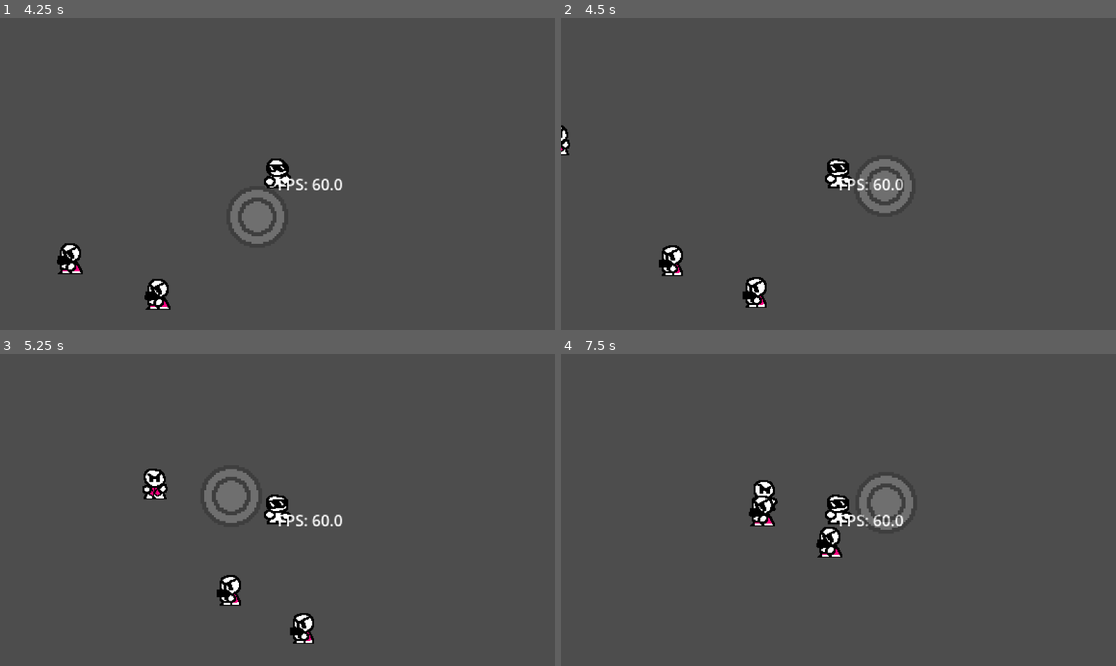
Above: before the commit, frames 1-4 (two rows, left to right).
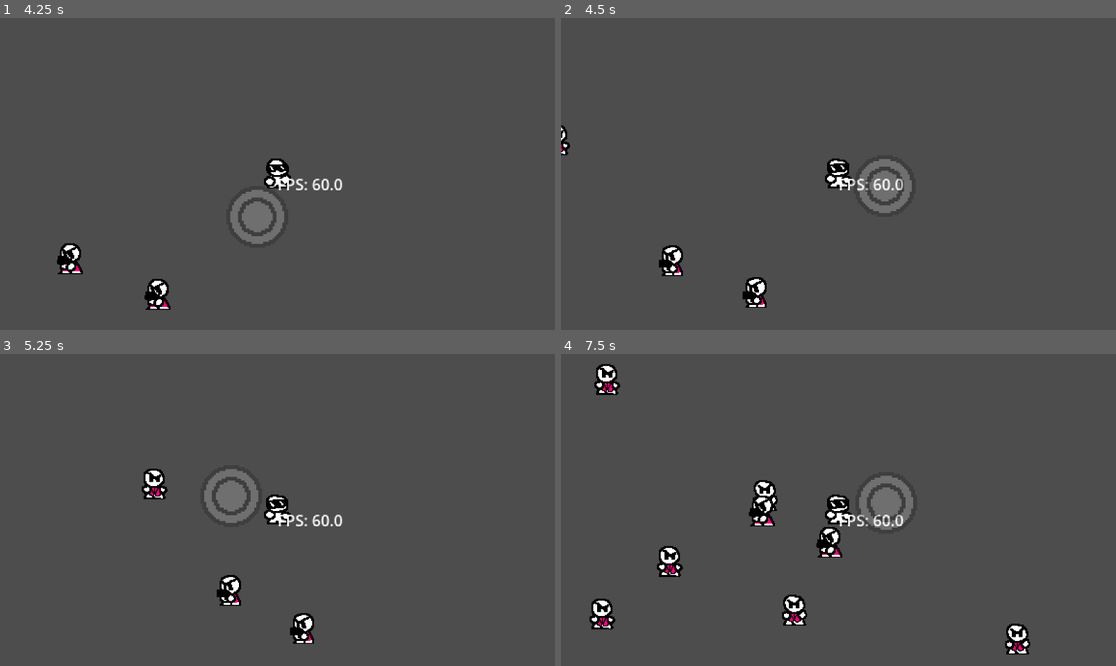
Above: after the commit, the same moments.

Repository: Daxlate/SunglassesJoey
Game: Godot game, scene res://scenes/Main menu/main_menu.tscn
Same seed, same stepped clock (60 frames per second), same inputs: the game is played once before the commit and once after it.
Inputs (mouse positions are in pixels of both pictures, inside the frame that each line leads up to):
- Up to frame 1 (4.25 s): click "New game" at 0.5 s; move the mouse to (399, 158) at 1.27 s; press the mouse at (399, 158) at 1.28 s; hold D (MoveRight) 1.28-2.03 s; move the mouse to (166, 189) at 2.02 s; release the mouse at (166, 189) at 2.03 s; hold S (MoveDown) 2.03-2.78 s; click (166, 189) at 2.1 s; move the mouse to (333, 105) at 2.77 s; press the mouse at (333, 105) at 2.78 s; hold D (MoveRight) 2.78-3.53 s; move the mouse to (249, 236) at 3.52 s; release the mouse at (249, 236) at 3.53 s; hold W (MoveUp) from 3.53 s (still down); click (249, 236) at 3.6 s
- Up to frame 2 (4.5 s): move the mouse to (1005, 220) at 4.27 s; release W (MoveUp) at 4.28 s; press the mouse at (1005, 220) at 4.28 s; hold A (MoveLeft) from 4.28 s (still down)
- Up to frame 3 (5.25 s): keep holding A (MoveLeft); move the mouse to (111, 463) at 5.02 s; release the mouse at (111, 463) at 5.03 s; click (111, 463) at 5.1 s
- Up to frame 4 (7.5 s): move the mouse to (866, 510) at 5.77 s; release A (MoveLeft) at 5.78 s; press the mouse at (866, 510) at 5.78 s; hold S (MoveDown) 5.78-6.53 s; move the mouse to (755, 432) at 6.52 s; release the mouse at (755, 432) at 6.53 s; hold D (MoveRight) 6.53-7.28 s; click (755, 432) at 6.6 s; move the mouse to (960, 494) at 7.27 s; press the mouse at (960, 494) at 7.28 s; hold W (MoveUp) from 7.28 s (still down)

Frame 1 is identical in both runs. In frame 2, less than 0.1% of the frame differs, in the area x 0-2%, y 35-45%; in frame 3, 0.1%; in frame 4, 1.9%, in the area x 5-85%, y 3-97%.

Commit message:
Spawning

Diff:
--- /dev/null
+++ b/scenes/Maincontrol.gd
@@ -0,0 +1,16 @@
+extends Node2D
+
+
+func spawnmob():
+	var basic_goon_scene = preload("res://scenes/basic_goon.tscn")
+	var basic_goon = basic_goon_scene.instantiate()
+	%PathFollow2D.progress_ratio = randf()
+	basic_goon.global_position = %PathFollow2D.global_position
+	add_child(basic_goon)
+
+
+
+
+
+func _on_timer_timeout() -> void:
+	spawnmob()
--- a/scenes/Sunglassesjoey.tscn
+++ b/scenes/Sunglassesjoey.tscn
@@ -66,7 +66,7 @@
 [node name="AnimatedSprite2D" type="AnimatedSprite2D" parent="." unique_id=2092795412]
 sprite_frames = SubResource("SpriteFrames_7rn7r")
 animation = &"punch"
-frame_progress = 0.9582625
+frame_progress = 0.08260068
 
 [node name="Label" type="Label" parent="." unique_id=1842232647]
 offset_right = 40.0
--- a/scenes/basic_goon.gd
+++ b/scenes/basic_goon.gd
@@ -9,22 +9,28 @@
 	if self in hurt_box.get_overlapping_bodies():
 		velocity = Vector2.ZERO
 
-
 		if !in_punch_range:
 			in_punch_range = true
-			Punch_cooldown = 0.8
+			Punch_cooldown = 0.5
 
 		Punch_cooldown -= delta
 
 		if Punch_cooldown <= 0:
 			print("PUNCHED!")
-			Punch_cooldown = 1.0
+			punch_anim()
+			Punch_cooldown = 0.7
 
 
 	else:
+		walk_anim()
 		in_punch_range = false
 		Punch_cooldown = 0.0
 		var direction = global_position.direction_to(player.global_position)
 		velocity = direction * 70
 
 	move_and_slide()
+
+func punch_anim():
+	$AnimatedSprite2D.play("Punch")
+func walk_anim():
+	$AnimatedSprite2D.play("default")
--- a/scenes/basic_goon.tscn
+++ b/scenes/basic_goon.tscn
@@ -31,7 +31,7 @@
 "duration": 1.0,
 "texture": SubResource("AtlasTexture_nuwdk")
 }],
-"loop": 1,
+"loop": 0,
 "name": &"Punch",
 "speed": 5.0
 }, {
@@ -63,8 +63,10 @@
 [node name="AnimatedSprite2D" type="AnimatedSprite2D" parent="." unique_id=1678201634]
 position = Vector2(0, 1)
 sprite_frames = SubResource("SpriteFrames_opb3r")
+animation = &"Punch"
 autoplay = "default"
-frame_progress = 0.78736067
+frame = 1
+frame_progress = 1.0
 
 [node name="CollisionShape2D" type="CollisionShape2D" parent="." unique_id=607695514]
 shape = SubResource("CapsuleShape2D_tohd5")
--- a/scenes/mainscene.tscn
+++ b/scenes/mainscene.tscn
@@ -1,12 +1,20 @@
 [gd_scene format=3 uid="uid://cmjykoiwq7s6d"]
 
+[ext_resource type="Script" uid="uid://bqi287ck35rgk" path="res://scenes/Maincontrol.gd" id="1_4c2fu"]
 [ext_resource type="PackedScene" uid="uid://cabmdlahw5det" path="res://scenes/Sunglassesjoey.tscn" id="1_wtdyi"]
 [ext_resource type="PackedScene" uid="uid://b55np8d5iacbq" path="res://scenes/ranged_goon.tscn" id="2_nx3wj"]
 [ext_resource type="PackedScene" uid="uid://7c15euqreqib" path="res://scenes/basic_goon.tscn" id="3_nx3wj"]
 
+[sub_resource type="Curve2D" id="Curve2D_mo382"]
+_data = {
+"points": PackedVector2Array(0, 0, 0, 0, -512, -453, 0, 0, 0, 0, 521, -438, 0, 0, 0, 0, 566, 432, 0, 0, 0, 0, -533, 422, 0, 0, 0, 0, -512, -453)
+}
+point_count = 5
+
 [sub_resource type="WorldBoundaryShape2D" id="WorldBoundaryShape2D_golqe"]
 
 [node name="Mainscene" type="Node2D" unique_id=1728026456]
+script = ExtResource("1_4c2fu")
 
 [node name="Joey" parent="." unique_id=610775385 instance=ExtResource("1_wtdyi")]
 
@@ -15,39 +23,47 @@
 zoom = Vector2(2, 2)
 rotation_smoothing_enabled = true
 
+[node name="Path2D" type="Path2D" parent="Joey" unique_id=905759994]
+curve = SubResource("Curve2D_mo382")
+
+[node name="PathFollow2D" type="PathFollow2D" parent="Joey/Path2D" unique_id=669119428]
+unique_name_in_owner = true
+position = Vector2(-512, -453)
+rotation = 0.014519792
+
 [node name="Boundaries" type="Node2D" parent="." unique_id=284425844]
 
-[node name="StaticBody2D" type="StaticBody2D" parent="Boundaries" unique_id=127826880]
+[node name="Up_boundary" type="StaticBody2D" parent="Boundaries" unique_id=127826880]
 rotation = 3.1414392
 collision_layer = 4
 
-[node name="CollisionShape2D" type="CollisionShape2D" parent="Boundaries/StaticBody2D" unique_id=142056779]
+[node name="CollisionShape2D" type="CollisionShape2D" parent="Boundaries/Up_boundary" unique_id=142056779]
 position = Vector2(0, 371)
 shape = SubResource("WorldBoundaryShape2D_golqe")
 
-[node name="StaticBody2D2" type="StaticBody2D" parent="Boundaries" unique_id=104401995]
+[node name="Left_boundary" type="StaticBody2D" parent="Boundaries" unique_id=104401995]
 position = Vector2(-245.00003, 0)
 rotation = 1.5702587
 collision_layer = 4
 
-[node name="CollisionShape2D" type="CollisionShape2D" parent="Boundaries/StaticBody2D2" unique_id=727263432]
+[node name="CollisionShape2D" type="CollisionShape2D" parent="Boundaries/Left_boundary" unique_id=727263432]
+position = Vector2(-0.095691025, 177.99992)
+shape = SubResource("WorldBoundaryShape2D_golqe")
+
+[node name="Down_boundary" type="StaticBody2D" parent="Boundaries" unique_id=471552081]
+collision_layer = 4
+
+[node name="CollisionShape2D" type="CollisionShape2D" parent="Boundaries/Down_boundary" unique_id=489216816]
 position = Vector2(0, 371)
 shape = SubResource("WorldBoundaryShape2D_golqe")
 
-[node name="StaticBody2D4" type="StaticBody2D" parent="Boundaries" unique_id=471552081]
-collision_layer = 4
-
-[node name="CollisionShape2D" type="CollisionShape2D" parent="Boundaries/StaticBody2D4" unique_id=489216816]
-position = Vector2(0, 371)
-shape = SubResource("WorldBoundaryShape2D_golqe")
-
-[node name="StaticBody2D3" type="StaticBody2D" parent="Boundaries" unique_id=1387181058]
+[node name="Right_boundary" type="StaticBody2D" parent="Boundaries" unique_id=1387181058]
 position = Vector2(226, 1.0000002)
 rotation = -1.5734545
 collision_layer = 4
 
-[node name="CollisionShape2D" type="CollisionShape2D" parent="Boundaries/StaticBody2D3" unique_id=1466780106]
-position = Vector2(0, 371)
+[node name="CollisionShape2D" type="CollisionShape2D" parent="Boundaries/Right_boundary" unique_id=1466780106]
+position = Vector2(0.48962814, 192.002)
 shape = SubResource("WorldBoundaryShape2D_golqe")
 
 [node name="enemies" type="Node" parent="." unique_id=93335251]
@@ -60,3 +76,9 @@
 
 [node name="RangedGoon" parent="enemies" unique_id=1259224582 instance=ExtResource("2_nx3wj")]
 position = Vector2(-172, 158)
+
+[node name="Timer" type="Timer" parent="." unique_id=1954900178]
+wait_time = 0.506
+autostart = true
+
+[connection signal="timeout" from="Timer" to="." method="_on_timer_timeout"]
Not shown, added: scenes/Maincontrol.gd.uid
